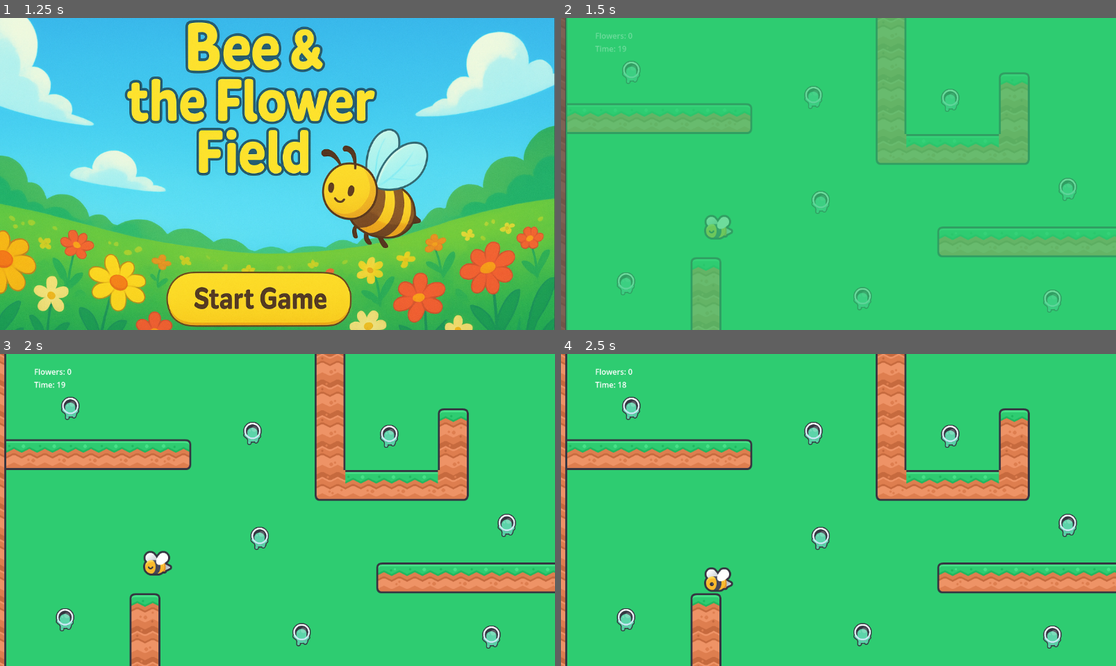
Above: before the commit, frames 1-4 (two rows, left to right).
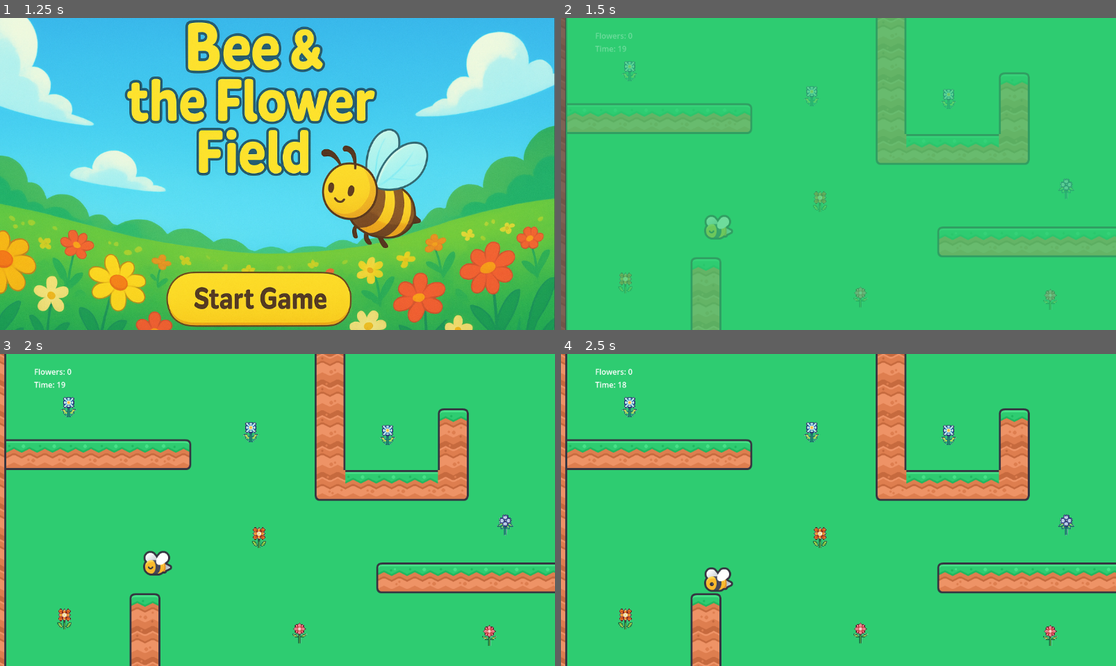
Above: after the commit, the same moments.

Repository: Lea-poh/SpringHunt
Game: Godot game, scene res://scenes/main.tscn
Same seed, same stepped clock (60 frames per second), same inputs: the game is played once before the commit and once after it.
Inputs (mouse positions are in pixels of both pictures, inside the frame that each line leads up to):
- Up to frame 1 (1.25 s): hold Right (ui_right) from 0.53 s (still down)
- Up to frame 2 (1.5 s): release Right (ui_right) at 1.25 s; click (821, 298) at 1.25 s
- Up to frame 3 (2 s): no input
- Up to frame 4 (2.5 s): hold Down (ui_down) from 2.03 s (still down)

Frame 1 is identical in both runs. In frame 2, 1.1% of the frame differs, in the area x 10-93%, y 13-95%; in frame 3, 1.6%; in frame 4, 1.6%.

Commit message:
flowers update

Diff:
--- a/scenes/Flower.gd
+++ b/scenes/Flower.gd
@@ -1,9 +1,19 @@
 extends Node2D
 
+@onready var sprite = $Area2D/Sprite2D
+
+var flower_textures = [
+	preload("res://assets/flowers/Asset 1.png"),
+	preload("res://assets/flowers/Asset 2.png"),
+	preload("res://assets/flowers/Asset 3.png"),
+	preload("res://assets/flowers/Asset 4.png"),
+	preload("res://assets/flowers/Asset 5.png"),
+	preload("res://assets/flowers/Asset 6.png")
+]
 
 # Called when the node enters the scene tree for the first time.
 func _ready():
-	pass # Replace with function body.
+	sprite.texture = flower_textures.pick_random()
 
 
 # Called every frame. 'delta' is the elapsed time since the previous frame.
--- a/scenes/Flower.tscn
+++ b/scenes/Flower.tscn
@@ -1,7 +1,7 @@
 [gd_scene load_steps=4 format=3 uid="uid://bw437naqug2sj"]
 
-[ext_resource type="Script" path="res://scenes/Flower.gd" id="1_p0ja2"]
-[ext_resource type="Texture2D" uid="uid://e1pjpiyebmdl" path="res://assets/character_green_climb_a.png" id="2_owdw5"]
+[ext_resource type="Script" uid="uid://b0lyw0k5b4nvv" path="res://scenes/Flower.gd" id="1_p0ja2"]
+[ext_resource type="Texture2D" uid="uid://c7885b13ty60e" path="res://assets/flowers/Asset 1.png" id="2_sae6b"]
 
 [sub_resource type="CapsuleShape2D" id="CapsuleShape2D_pdn8b"]
 radius = 22.0
@@ -11,12 +11,12 @@
 position = Vector2(74, -153)
 script = ExtResource("1_p0ja2")
 
-[node name="Sprite2D" type="Sprite2D" parent="."]
-position = Vector2(1, -7)
-scale = Vector2(0.492188, 0.492188)
-texture = ExtResource("2_owdw5")
+[node name="Area2D" type="Area2D" parent="."]
 
-[node name="Area2D" type="Area2D" parent="."]
+[node name="Sprite2D" type="Sprite2D" parent="Area2D"]
+position = Vector2(-2, -1)
+scale = Vector2(0.17500396, 0.17500398)
+texture = ExtResource("2_sae6b")
 
 [node name="CollisionShape2D" type="CollisionShape2D" parent="Area2D"]
 position = Vector2(1, 0)
Binary file removed: assets/StartPic.png
Binary file added: assets/flowers/Asset 1.png
Not shown, added: assets/flowers/Asset 1.png.import
Binary file added: assets/flowers/Asset 2.png
Not shown, added: assets/flowers/Asset 2.png.import
Binary file added: assets/flowers/Asset 3.png
Not shown, changed: assets/flowers/Asset 3.png.import
Binary file added: assets/flowers/Asset 4.png
Not shown, added: assets/flowers/Asset 4.png.import
Binary file added: assets/flowers/Asset 5.png
Not shown, added: assets/flowers/Asset 5.png.import
Binary file added: assets/flowers/Asset 6.png
(and 3 more such lines)
